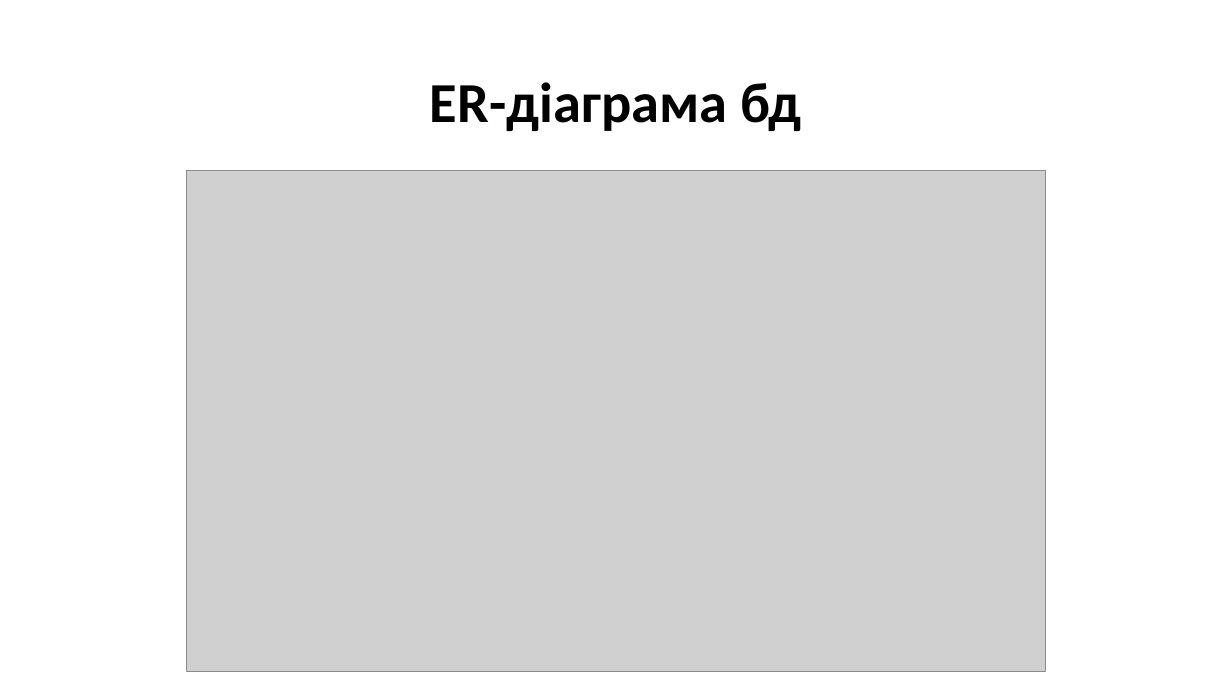
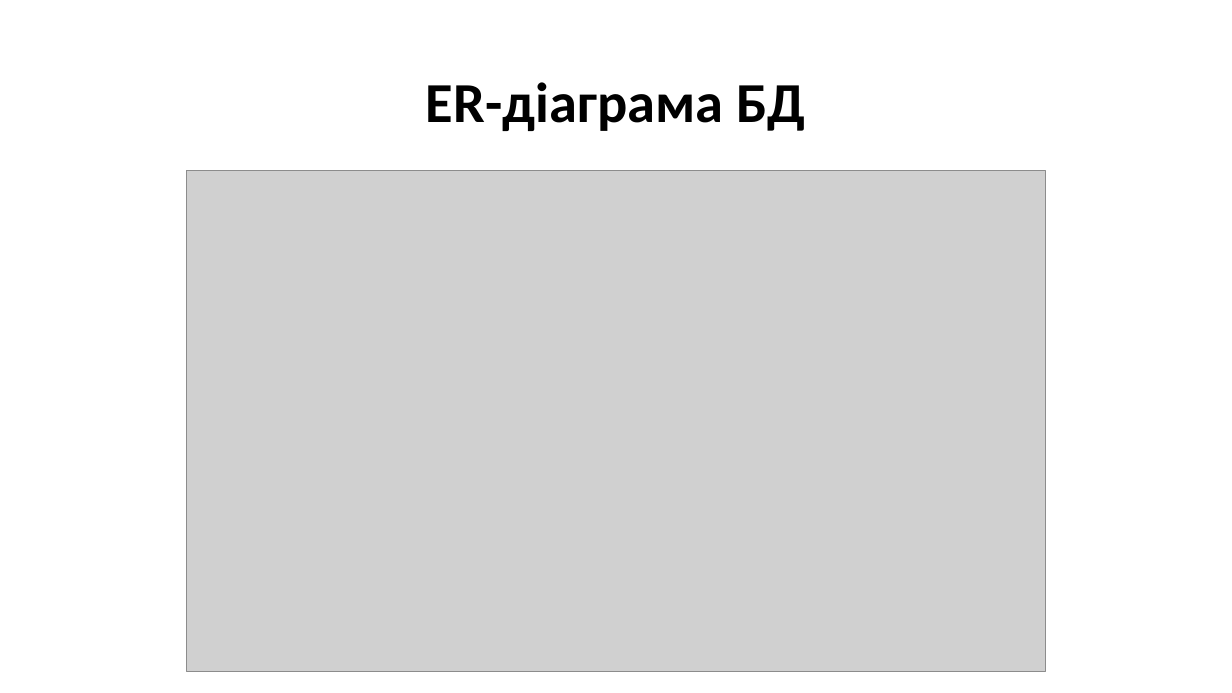
Before and after one commit to OJler/Kursova, a slide deck: slide 7 of Презентація до курсової роботи.pptx. Drawn at 1232x693 pixels with LibreOffice and Linux fonts; fonts in the diff are those of the drawing; grey boxes stand for pictures. Boxes give left, top, right and bottom in pixels: in the first picture for what was removed or moved away, otherwise in the second. Text is boxed around its words. In the diff, an @@ line names an element or a change of style, - is before the commit and + after.

```diff
--- a/Презентація до курсової роботи.pptx
+++ b/Презентація до курсової роботи.pptx
@@ title at (426,82,805,131): text changed @@
-ER-діаграма бд
+ER-діаграма БД
```
Also in this commit, not shown: 1 other slide changed, 2 slides added, 1 slide removed, 1 other file.
